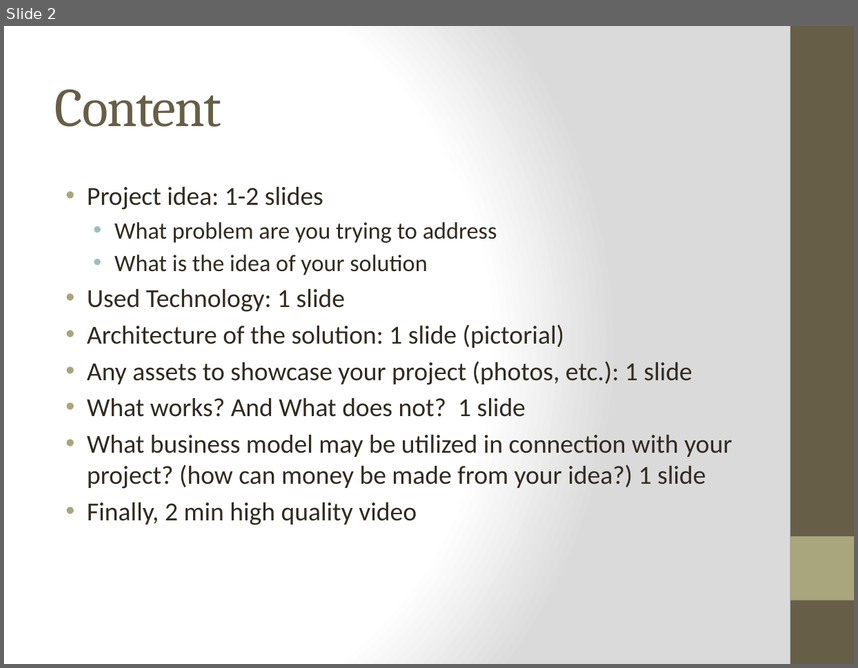
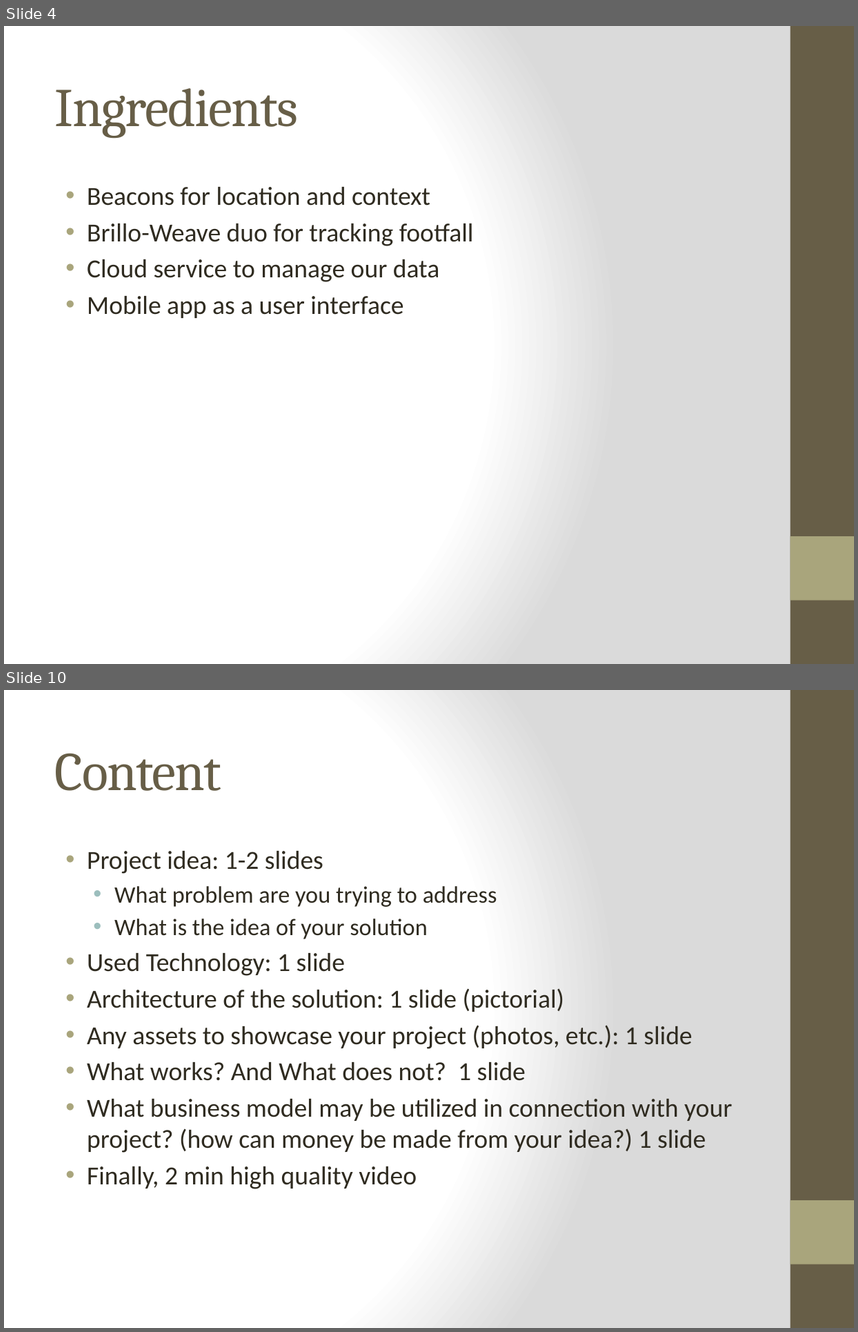
Before and after one commit to IoThingers/TermProject, a slide deck: FinalPresentation.pptx. Shown one above the other, each under a label of ours: slide 2 before the commit, slides 4 and 10 after it; the slides between them are not shown. The pictures are 858x668 and 858x1332 pixels, drawn with LibreOffice and Linux fonts; fonts in the diff are those of the drawing; background and template pictures are left out. Boxes give left, top, right and bottom in pixels: in the first picture for what was removed or moved away, otherwise in the second. Text is boxed around its words. In the diff, an @@ line names an element or a change of style, - is before the commit and + after.

```diff
--- a/FinalPresentation.pptx
+++ b/FinalPresentation.pptx
@@ slide 4 added at (x1=4, y1=26, x2=854, y2=664), background gradient #FFFFFF to #DADADA; not listed: 2 template elements that a slide beside it also shows @@
@@ title added at (x1=55, y1=88, x2=298, y2=138), 46 pt, text #675E47 @@
+Ingredients
@@ text added at (x1=87, y1=187, x2=474, y2=318), 22 pt, text #2F2B20 @@
+• Beacons for location and context
+• Brillo-Weave duo for tracking footfall
+• Cloud service to manage our data
+• Mobile app as a user interface
@@ what was slide 2 is now slide 10 @@
```
Also in this commit, not shown: 8 other slides added, 1 slide removed.
